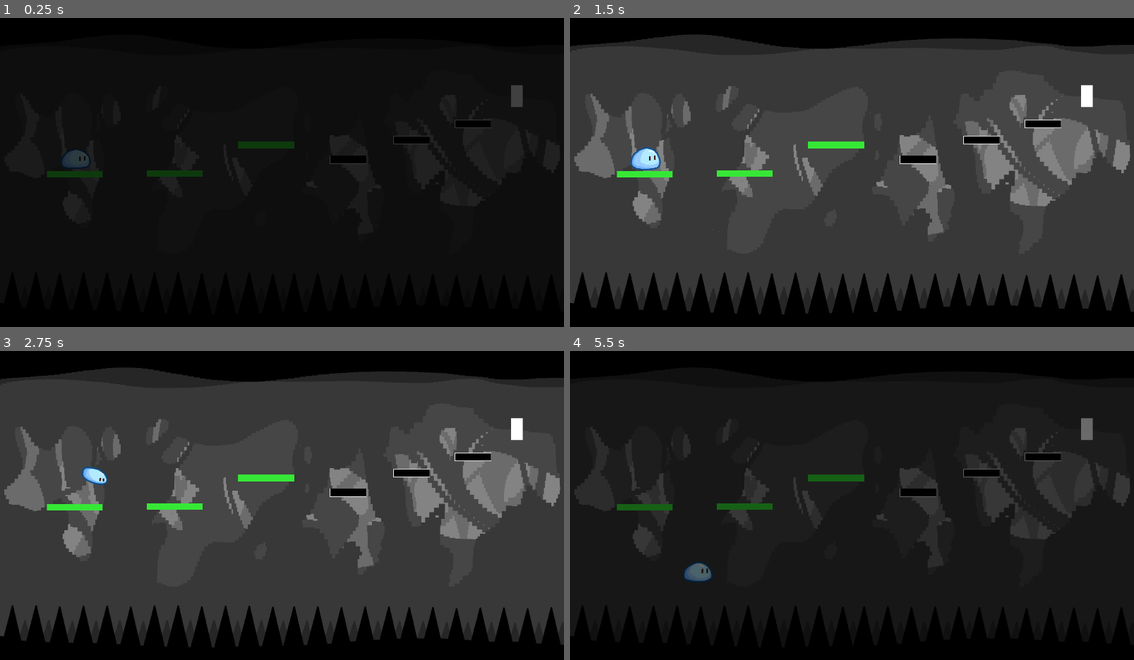
Above: before the commit, frames 1-4 (two rows, left to right).
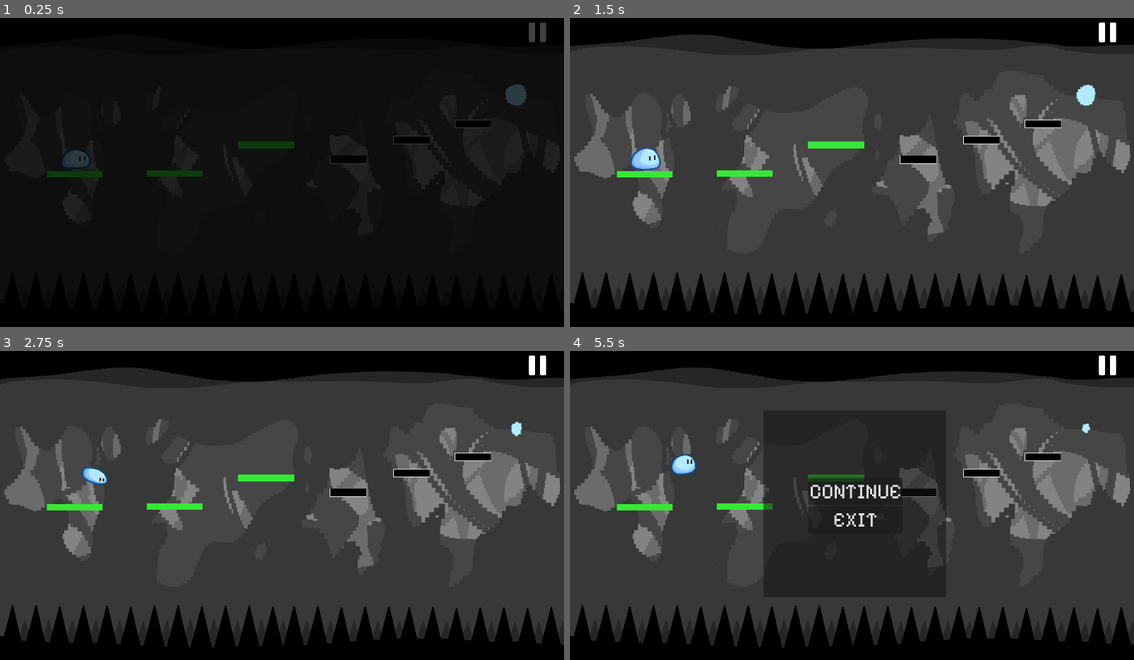
Above: after the commit, the same moments.

Repository: JianiLi98/Blue-Haven
Game: Godot game, scene res://scenes/Main.tscn
Two runs of this game, one before a commit and one after it. Both use one fixed random seed, a clock stepped at 60 frames per second and the inputs below.
Inputs (mouse positions are in pixels of both pictures, inside the frame that each line leads up to):
- Up to frame 1 (0.25 s): no input
- Up to frame 2 (1.5 s): click (1105, 33) at 0.52 s
- Up to frame 3 (2.75 s): tap Space (jump) at 1.52, 2.27 s
- Up to frame 4 (5.5 s): tap Space (jump) at 3.77, 4.52 s; tap Escape (ui_cancel) at 4.9 s; click (857, 490) at 5 s, where only the run after the commit has a clickable "CONTINUE"

The runs differ from the first frame. In frame 1, 0.2% of the frame differs, in the area x 89-97%, y 1-29%; in frame 2, 0.4%; in frame 3, 0.3%; in frame 4, 58%, in the area x 0-100%, y 1-93%.

Commit message:
Add shining blue light and pause menu need fix

Diff:
--- a/scenes/Main.tscn
+++ b/scenes/Main.tscn
@@ -1,10 +1,14 @@
-[gd_scene load_steps=8 format=3 uid="uid://c1o2diaiyaj8e"]
+[gd_scene load_steps=12 format=3 uid="uid://c1o2diaiyaj8e"]
 
 [ext_resource type="Script" uid="uid://byh705c8yiwn8" path="res://scripts/Main.gd" id="1_0bbpv"]
 [ext_resource type="PackedScene" uid="uid://drgyayhkwke5q" path="res://scenes/Platform.tscn" id="1_rvslj"]
 [ext_resource type="PackedScene" uid="uid://bhn6nlaqep2cq" path="res://scenes/Player.tscn" id="2_0bbpv"]
 [ext_resource type="Texture2D" uid="uid://dd4sua8x43oj3" path="res://assets/background.png" id="2_rarhs"]
 [ext_resource type="PackedScene" uid="uid://bdqshr7b3ig5h" path="res://scenes/PlatformShort.tscn" id="5_vcsgt"]
+[ext_resource type="SpriteFrames" uid="uid://dy5bhua8b83xg" path="res://tres/light.tres" id="6_c01mt"]
+[ext_resource type="Script" uid="uid://d1onns4tt5yyj" path="res://scripts/portal.gd" id="6_nxtc6"]
+[ext_resource type="PackedScene" uid="uid://dxxvd0m84tin6" path="res://scenes/PauseMenu.tscn" id="8_q8u5g"]
+[ext_resource type="Texture2D" uid="uid://b0l0sjvyt7u25" path="res://assets/pause.png" id="9_lhr70"]
 
 [sub_resource type="GDScript" id="GDScript_rarhs"]
 script/source = "extends TextureRect
@@ -70,13 +74,29 @@
 color = Color(0.00784314, 0.00784314, 0.00784314, 0)
 
 [node name="Portal" type="Area2D" parent="."]
+script = ExtResource("6_nxtc6")
 
 [node name="CollisionShape2D" type="CollisionShape2D" parent="Portal"]
 position = Vector2(1760, 284)
 shape = SubResource("CapsuleShape2D_vcsgt")
 
-[node name="ColorRect" type="ColorRect" parent="Portal"]
-offset_left = 1740.0
-offset_top = 246.0
-offset_right = 1779.0
-offset_bottom = 321.0
+[node name="AnimatedSprite2D" type="AnimatedSprite2D" parent="Portal"]
+position = Vector2(1756, 277)
+scale = Vector2(0.45909, 0.485227)
+sprite_frames = ExtResource("6_c01mt")
+animation = &"light"
+frame_progress = 0.418881
+
+[node name="PauseMenu" parent="." instance=ExtResource("8_q8u5g")]
+visible = false
+
+[node name="PauseButton" type="TextureButton" parent="."]
+anchors_preset = 10
+anchor_right = 1.0
+offset_left = 1796.0
+offset_top = 32.0
+offset_right = 2021.0
+offset_bottom = 257.0
+grow_horizontal = 0
+scale = Vector2(0.3, 0.3)
+texture_normal = ExtResource("9_lhr70")
--- /dev/null
+++ b/scenes/PauseMenu.tscn
@@ -0,0 +1,44 @@
+[gd_scene load_steps=3 format=3 uid="uid://dxxvd0m84tin6"]
+
+[ext_resource type="Script" uid="uid://dvgdxfuy77hio" path="res://scripts/pause_menu.gd" id="1_jvnd5"]
+[ext_resource type="FontFile" uid="uid://bsijbqsdnsrt7" path="res://assets/PixelifySans-VariableFont_wght.ttf" id="2_g4jo0"]
+
+[node name="PauseMenu" type="Control"]
+process_mode = 2
+layout_mode = 3
+anchors_preset = 0
+script = ExtResource("1_jvnd5")
+
+[node name="ColorRect" type="ColorRect" parent="."]
+layout_mode = 1
+offset_left = 659.0
+offset_top = 220.0
+offset_right = 1280.0
+offset_bottom = 855.0
+color = Color(0.0823529, 0.0823529, 0.0823529, 0.552941)
+
+[node name="VBoxContainer" type="VBoxContainer" parent="."]
+layout_mode = 1
+anchors_preset = 8
+anchor_left = 0.5
+anchor_top = 0.5
+anchor_right = 0.5
+anchor_bottom = 0.5
+offset_left = 847.0
+offset_top = 470.0
+offset_right = 1095.0
+offset_bottom = 618.0
+grow_horizontal = 2
+grow_vertical = 2
+
+[node name="ContinueButton" type="Button" parent="VBoxContainer"]
+layout_mode = 2
+theme_override_fonts/font = ExtResource("2_g4jo0")
+theme_override_font_sizes/font_size = 70
+text = "CONTINUE"
+
+[node name="ExitButton" type="Button" parent="VBoxContainer"]
+layout_mode = 2
+theme_override_fonts/font = ExtResource("2_g4jo0")
+theme_override_font_sizes/font_size = 70
+text = "EXIT"
--- a/scripts/Main.gd
+++ b/scripts/Main.gd
@@ -5,6 +5,8 @@
 
 var player: Node2D
 @onready var fade_rect: ColorRect = $CanvasLayer/FadeRect
+@onready var pause_btn = $PauseButton
+@onready var pause_menu = $PauseMenu
 
 var is_fading := false
 
@@ -17,6 +19,15 @@
 	# 渐亮
 	var tw := create_tween()
 	tw.tween_property(fade_rect, "color:a", 0.0, 1.0)
+
+	pause_btn.pressed.connect(_on_pause_pressed)
+
+func _on_pause_pressed():
+	print("Pause button pressed!")
+	if pause_menu.visible:
+		pause_menu.hide_menu()
+	else:
+		pause_menu.show_menu()
 
 func _process(delta: float) -> void:
 	if is_fading:
@@ -33,7 +44,12 @@
 	# 撞到 Portal 进入下一关
 	if $Portal and $Portal.has_overlapping_bodies():
 		if $Portal.get_overlapping_bodies().has(player):
+			$Portal/AnimatedSprite2D.stop()
 			get_tree().change_scene_to_file("res://scenes/Main2.tscn")
+
+	if Input.is_action_just_pressed("ui_cancel"):  # 默认是 Esc
+		pause_menu.visible = !pause_menu.visible
+		get_tree().paused = pause_menu.visible
 
 func _restart() -> void:
 	_fade_and_call(func ():
--- /dev/null
+++ b/scripts/pause_menu.gd
@@ -0,0 +1,25 @@
+extends Control
+
+@onready var continue_btn = $VBoxContainer/ContinueButton
+@onready var exit_btn = $VBoxContainer/ExitButton
+
+func _ready():
+	visible = false
+	continue_btn.pressed.connect(_on_continue_pressed)
+	exit_btn.pressed.connect(_on_exit_pressed)
+
+func show_menu():
+	visible = true
+	get_tree().paused = true
+
+func hide_menu():
+	visible = false
+	get_tree().paused = false
+
+func _on_continue_pressed():
+	print("continue!")
+	hide_menu()
+
+func _on_exit_pressed():
+	print("exit!")
+	get_tree().quit()
--- /dev/null
+++ b/scripts/portal.gd
@@ -0,0 +1,6 @@
+extends Area2D
+
+@onready var portal_anim = $AnimatedSprite2D
+
+func _ready() -> void:
+	portal_anim.play("light")
--- a/tres/light.tres
+++ b/tres/light.tres
@@ -1,3 +1,81 @@
-[gd_resource type="SpriteFrames" format=3 uid="uid://dy5bhua8b83xg"]
+[gd_resource type="SpriteFrames" load_steps=12 format=3 uid="uid://dy5bhua8b83xg"]
+
+[ext_resource type="Texture2D" uid="uid://3wwj45jmtvw" path="res://assets/light.png" id="1_i38g4"]
+
+[sub_resource type="AtlasTexture" id="AtlasTexture_goj68"]
+atlas = ExtResource("1_i38g4")
+region = Rect2(144, 586, 220, 220)
+
+[sub_resource type="AtlasTexture" id="AtlasTexture_jo4c3"]
+atlas = ExtResource("1_i38g4")
+region = Rect2(364, 586, 220, 220)
+
+[sub_resource type="AtlasTexture" id="AtlasTexture_0ypd0"]
+atlas = ExtResource("1_i38g4")
+region = Rect2(584, 586, 220, 220)
+
+[sub_resource type="AtlasTexture" id="AtlasTexture_jaa12"]
+atlas = ExtResource("1_i38g4")
+region = Rect2(804, 586, 220, 220)
+
+[sub_resource type="AtlasTexture" id="AtlasTexture_cunef"]
+atlas = ExtResource("1_i38g4")
+region = Rect2(1024, 586, 220, 220)
+
+[sub_resource type="AtlasTexture" id="AtlasTexture_urbwq"]
+atlas = ExtResource("1_i38g4")
+region = Rect2(1244, 586, 220, 220)
+
+[sub_resource type="AtlasTexture" id="AtlasTexture_k7usy"]
+atlas = ExtResource("1_i38g4")
+region = Rect2(144, 806, 220, 220)
+
+[sub_resource type="AtlasTexture" id="AtlasTexture_v4iws"]
+atlas = ExtResource("1_i38g4")
+region = Rect2(364, 806, 220, 220)
+
+[sub_resource type="AtlasTexture" id="AtlasTexture_mnmpx"]
+atlas = ExtResource("1_i38g4")
+region = Rect2(584, 806, 220, 220)
+
+[sub_resource type="AtlasTexture" id="AtlasTexture_ms2vt"]
+atlas = ExtResource("1_i38g4")
+region = Rect2(804, 806, 220, 220)
 
 [resource]
+animations = [{
+"frames": [{
+"duration": 1.0,
+"texture": SubResource("AtlasTexture_goj68")
+}, {
+"duration": 1.0,
+"texture": SubResource("AtlasTexture_jo4c3")
+}, {
+"duration": 1.0,
+"texture": SubResource("AtlasTexture_0ypd0")
+}, {
+"duration": 1.0,
+"texture": SubResource("AtlasTexture_jaa12")
+}, {
+"duration": 1.0,
+"texture": SubResource("AtlasTexture_cunef")
+}, {
+"duration": 1.0,
+"texture": SubResource("AtlasTexture_urbwq")
+}, {
+"duration": 1.0,
+"texture": SubResource("AtlasTexture_k7usy")
+}, {
+"duration": 1.0,
+"texture": SubResource("AtlasTexture_v4iws")
+}, {
+"duration": 1.0,
+"texture": SubResource("AtlasTexture_mnmpx")
+}, {
+"duration": 1.0,
+"texture": SubResource("AtlasTexture_ms2vt")
+}],
+"loop": true,
+"name": &"light",
+"speed": 10.0
+}]
Binary file added: assets/PixelifySans-VariableFont_wght.ttf
Not shown, added: assets/PixelifySans-VariableFont_wght.ttf.import
Binary file changed: assets/light.png
Binary file added: assets/pause.png
Not shown, added: assets/pause.png.import
Not shown, added: assets/未命名作品.png.import
Not shown, added: scripts/pause_menu.gd.uid
Not shown, added: scripts/portal.gd.uid
Not shown, changed: .DS_Store
Not shown, changed: assets/.DS_Store
